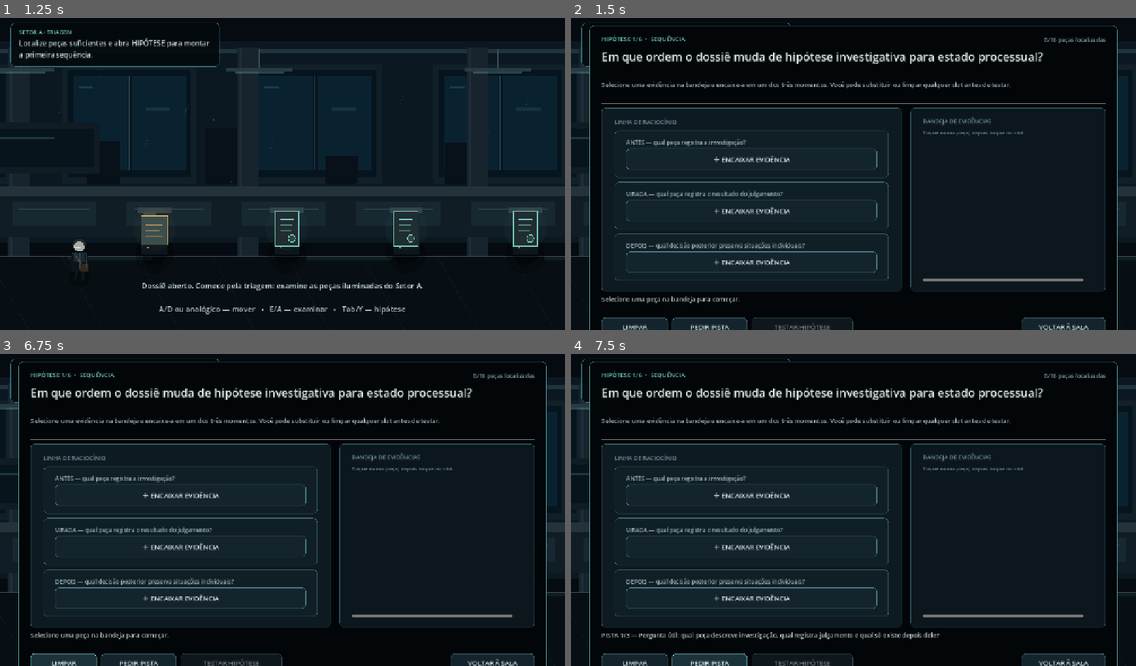
Above: before the commit, frames 1-4 (two rows, left to right).
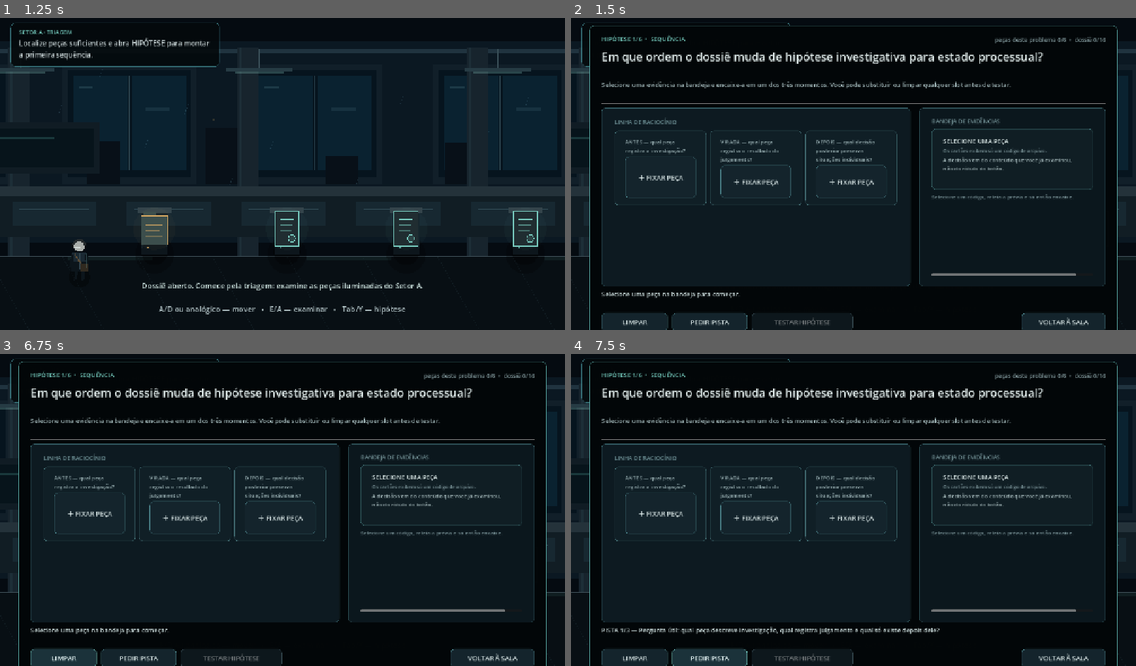
Above: after the commit, the same moments.

Repository: brunosantoss9719-ux/copa-2022
Game: Godot game, scene res://scenes/Main.tscn
The game is run twice, just before and just after one commit, with the same random seed, the same clock (stepped at 60 frames per second) and the same inputs.
Inputs (mouse positions are in pixels of both pictures, inside the frame that each line leads up to):
- Up to frame 1 (1.25 s): click "ABRIR NOVO DOSSIÊ" at 0.5 s
- Up to frame 2 (1.5 s): tap Enter at 1.25 s; hold D (move_right) from 1.28 s (still down); hold Tab (case_board) from 1.28 s (still down)
- Up to frame 3 (6.75 s): release D (move_right) at 2 s; release Tab (case_board) at 2 s; click (180, 494) at 2 s, where only the run before the commit has a clickable "＋ ENCAIXAR EVIDÊNCIA"; click (90, 513) at 2.75 s, where only the run after the commit has a clickable "＋ FIXAR PEÇA"; click (180, 547) at 3.5 s, where only the run before the commit has a clickable "＋ ENCAIXAR EVIDÊNCIA"; click (186, 516) at 4.25 s, where only the run after the commit has a clickable "＋ FIXAR PEÇA"; click (180, 597) at 5 s, where only the run before the commit has a clickable "＋ ENCAIXAR EVIDÊNCIA"; click (282, 516) at 5.75 s, where only the run after the commit has a clickable "＋ FIXAR PEÇA"; click "LIMPAR" at 6.5 s
- Up to frame 4 (7.5 s): click "PEDIR PISTA" at 7.25 s

Frame 1 is identical in both runs. In frame 2, 8.5% of the frame differs, in the area x 5-95%, y 6-100%; in frame 3, 8.5%; in frame 4, 9.3%.

Commit message:
feat: deepen evidence-board inference and material feedback

Diff:
--- a/scripts/main.gd
+++ b/scripts/main.gd
@@ -49,6 +49,9 @@
 var board_hint_button: Button
 var board_reset_button: Button
 var board_close_button: Button
+var board_preview_title: Label
+var board_preview_meta: Label
+var board_preview_body: Label
 var board_stage := ""
 var board_selected_evidence_id := ""
 var board_card_buttons: Dictionary = {}
@@ -401,8 +404,26 @@
 	tray_root.add_theme_constant_override("separation", 8)
 	tray_margin.add_child(tray_root)
 	tray_root.add_child(_make_label("BANDEJA DE EVIDÊNCIAS", 13, false, Color("#718f94")))
+
+	var preview_panel := PanelContainer.new()
+	preview_panel.custom_minimum_size = Vector2(0, 132)
+	preview_panel.add_theme_stylebox_override("panel", _button_style(Color("#101e24"), Color(0.28, 0.50, 0.51, 0.46)))
+	tray_root.add_child(preview_panel)
+	var preview_margin := _make_margin(14, 14, 10, 10)
+	preview_panel.add_child(preview_margin)
+	var preview_box := VBoxContainer.new()
+	preview_box.add_theme_constant_override("separation", 4)
+	preview_margin.add_child(preview_box)
+	board_preview_title = _make_label("SELECIONE UMA PEÇA", 14, true, Color("#dce9e8"))
+	preview_box.add_child(board_preview_title)
+	board_preview_meta = _make_label("A bandeja usa códigos neutros.", 11, true, Color("#779095"))
+	preview_box.add_child(board_preview_meta)
+	board_preview_body = _make_label("Abra uma peça para reler o que ela realmente diz antes de encaixá-la.", 12, true, Color("#a9bdbf"))
+	board_preview_body.custom_minimum_size = Vector2(0, 58)
+	preview_box.add_child(board_preview_body)
+
 	var tray_scroll := ScrollContainer.new()
-	tray_scroll.custom_minimum_size = Vector2(0, 330)
+	tray_scroll.custom_minimum_size = Vector2(0, 190)
 	tray_scroll.size_flags_vertical = Control.SIZE_EXPAND_FILL
 	tray_root.add_child(tray_scroll)
 	board_tray = VBoxContainer.new()
@@ -550,9 +571,12 @@
 	var item := EvidenceDB.get_evidence(evidence_id)
 	if item.is_empty():
 		return
-	if GameState.discover_evidence(evidence_id):
+	var newly_discovered := GameState.discover_evidence(evidence_id)
+	if newly_discovered:
 		AudioManager.play_discovery()
 		SaveManager.save_game()
+	else:
+		AudioManager.play_paper()
 
 	evidence_title.text = str(item.get("title", "Evidência"))
 	var status_code := str(item.get("factual_status", ""))
@@ -710,7 +734,7 @@
 	_clear_container(board_tray)
 
 	board_stage_label.text = "HIPÓTESE %d/6  •  %s" % [_stage_number(board_stage), _stage_name(board_stage)]
-	board_progress.text = "%d/%d peças localizadas" % [GameState.discovered_evidence.size(), EvidenceDB.evidence_count()]
+	board_progress.text = _stage_progress_text(board_stage)
 	board_question_label.text = _stage_question(board_stage)
 	board_instruction_label.text = _stage_instruction(board_stage)
 
@@ -726,6 +750,42 @@
 		_build_reconstruction_board()
 	else:
 		_build_complete_board()
+	_refresh_board_preview()
+
+func _stage_progress_text(stage: String) -> String:
+	if stage == "reconstruction":
+		return "reconstrução %d/3  •  dossiê %d/%d" % [GameState.reconstruction_step, GameState.discovered_evidence.size(), EvidenceDB.evidence_count()]
+	if stage == "status":
+		var ids := ["ev_pf_2024", "ev_stf_judgment_2025", "ev_fiction_draft"]
+		var found := 0
+		for evidence_id in ids:
+			if GameState.has_evidence(evidence_id):
+				found += 1
+		return "peças relevantes %d/%d  •  dossiê %d/%d" % [found, ids.size(), GameState.discovered_evidence.size(), EvidenceDB.evidence_count()]
+	var candidates := _stage_evidence_ids(stage)
+	if not candidates.is_empty():
+		var found := 0
+		for evidence_id in candidates:
+			if GameState.has_evidence(str(evidence_id)):
+				found += 1
+		return "peças deste problema %d/%d  •  dossiê %d/%d" % [found, candidates.size(), GameState.discovered_evidence.size(), EvidenceDB.evidence_count()]
+	return "dossiê %d/%d" % [GameState.discovered_evidence.size(), EvidenceDB.evidence_count()]
+
+func _refresh_board_preview() -> void:
+	if board_preview_title == null or board_preview_meta == null or board_preview_body == null:
+		return
+	if board_selected_evidence_id.is_empty():
+		board_preview_title.text = "SELECIONE UMA PEÇA"
+		board_preview_meta.text = "Os cartões exibem só um código de arquivo."
+		board_preview_body.text = "A decisão vem do conteúdo que você já examinou, não do rótulo do botão."
+		return
+	var item := EvidenceDB.get_evidence(board_selected_evidence_id)
+	if item.is_empty():
+		return
+	var source := EvidenceDB.get_source(str(item.get("source_id", "")))
+	board_preview_title.text = str(item.get("title", "Peça do dossiê"))
+	board_preview_meta.text = "%s  •  %s" % [str(item.get("source_id", "")), str(source.get("label", "fonte registrada"))]
+	board_preview_body.text = str(item.get("summary", ""))
 
 func _stage_name(stage: String) -> String:
 	match stage:
@@ -749,25 +809,35 @@
 	var prompts := _stage_prompts(stage)
 	var answer := _get_sequence_answer(stage)
 
-	for i in range(prompts.size()):
-		var slot_panel := PanelContainer.new()
-		slot_panel.add_theme_stylebox_override("panel", _button_style(Color("#101f26"), Color(0.30, 0.49, 0.51, 0.42)))
-		board_workspace.add_child(slot_panel)
-		var margin := _make_margin(14, 14, 10, 10)
-		slot_panel.add_child(margin)
-		var slot_box := VBoxContainer.new()
-		slot_box.add_theme_constant_override("separation", 5)
-		margin.add_child(slot_box)
-		slot_box.add_child(_make_label(str(prompts[i]), 13, true, Color("#9eb5b8")))
-		var evidence_id := str(answer[i]) if i < answer.size() else ""
-		var slot_text := "＋ ENCAIXAR EVIDÊNCIA"
-		if not evidence_id.is_empty():
-			slot_text = "▣ %s" % _board_card_label(evidence_id, stage)
-		var slot_button := _make_button(slot_text, Callable(self, "_place_selected_in_slot").bind(i), 48)
-		slot_box.add_child(slot_button)
-		board_slot_buttons.append(slot_button)
-
-	board_tray.add_child(_make_label("Toque numa peça; depois toque no slot.", 12, true, Color("#779095")))
+	if stage == "timeline":
+		var timeline_row := HBoxContainer.new()
+		timeline_row.add_theme_constant_override("separation", 8)
+		board_workspace.add_child(timeline_row)
+		for i in range(prompts.size()):
+			timeline_row.add_child(_make_reasoning_slot(stage, str(prompts[i]), str(answer[i]), i, Vector2(208, 170)))
+	elif stage == "contradictory":
+		var pairs := HBoxContainer.new()
+		pairs.add_theme_constant_override("separation", 10)
+		board_workspace.add_child(pairs)
+		for pair_index in range(2):
+			var pair_panel := PanelContainer.new()
+			pair_panel.custom_minimum_size = Vector2(320, 300)
+			pair_panel.add_theme_stylebox_override("panel", _button_style(Color("#0e1b22"), Color(0.34, 0.46, 0.52, 0.48)))
+			pairs.add_child(pair_panel)
+			var pair_margin := _make_margin(12, 12, 10, 10)
+			pair_panel.add_child(pair_margin)
+			var pair_box := VBoxContainer.new()
+			pair_box.add_theme_constant_override("separation", 8)
+			pair_margin.add_child(pair_box)
+			pair_box.add_child(_make_label("DOSSIÊ %s" % ("BERNARDO" if pair_index == 0 else "MÁRCIO"), 12, false, Color("#7fa2a6")))
+			var first := pair_index * 2
+			pair_box.add_child(_make_reasoning_slot(stage, str(prompts[first]), str(answer[first]), first, Vector2(0, 112)))
+			pair_box.add_child(_make_reasoning_slot(stage, str(prompts[first + 1]), str(answer[first + 1]), first + 1, Vector2(0, 112)))
+	else:
+		for i in range(prompts.size()):
+			board_workspace.add_child(_make_reasoning_slot(stage, str(prompts[i]), str(answer[i]), i, Vector2(0, 86)))
+
+	board_tray.add_child(_make_label("Selecione um código, releia a prévia e só então encaixe.", 12, true, Color("#779095")))
 	for evidence_id in _stage_evidence_ids(stage):
 		if not GameState.has_evidence(str(evidence_id)):
 			continue
@@ -779,6 +849,28 @@
 		board_feedback.text = "Selecione uma peça na bandeja para começar." if not complete else "Linha preenchida. Teste a hipótese quando estiver satisfeito."
 	else:
 		board_feedback.text = "Selecionada: %s. Agora toque no slot desejado." % _board_card_label(board_selected_evidence_id, stage)
+
+func _make_reasoning_slot(stage: String, prompt: String, evidence_id: String, index: int, min_size: Vector2) -> PanelContainer:
+	var slot_panel := PanelContainer.new()
+	slot_panel.custom_minimum_size = min_size
+	slot_panel.size_flags_horizontal = Control.SIZE_EXPAND_FILL
+	slot_panel.add_theme_stylebox_override("panel", _button_style(Color("#101f26"), Color(0.30, 0.49, 0.51, 0.42)))
+	var margin := _make_margin(12, 12, 9, 9)
+	slot_panel.add_child(margin)
+	var slot_box := VBoxContainer.new()
+	slot_box.add_theme_constant_override("separation", 5)
+	margin.add_child(slot_box)
+	var prompt_label := _make_label(prompt, 12, true, Color("#9eb5b8"))
+	prompt_label.custom_minimum_size = Vector2(0, 36)
+	slot_box.add_child(prompt_label)
+	var slot_text := "＋ FIXAR PEÇA"
+	if not evidence_id.is_empty():
+		slot_text = "▣ %s" % _board_card_label(evidence_id, stage)
+	var slot_button := _make_button(slot_text, Callable(self, "_place_selected_in_slot").bind(index), 44)
+	slot_button.size_flags_vertical = Control.SIZE_EXPAND_FILL
+	slot_box.add_child(slot_button)
+	board_slot_buttons.append(slot_button)
+	return slot_panel
 
 func _add_evidence_card(evidence_id: String, stage: String) -> void:
 	var item := EvidenceDB.get_evidence(evidence_id)
@@ -799,7 +891,7 @@
 		board_selected_evidence_id = ""
 	else:
 		board_selected_evidence_id = evidence_id
-	AudioManager.play_ui()
+	AudioManager.play_pin()
 	_refresh_board()
 
 func _place_selected_in_slot(index: int) -> void:
@@ -821,7 +913,7 @@
 	answer[index] = board_selected_evidence_id
 	_set_sequence_answer(board_stage, answer)
 	board_selected_evidence_id = ""
-	AudioManager.play_ui()
+	AudioManager.play_pin()
 	_refresh_board()
 
 func _build_status_board() -> void:
@@ -833,7 +925,7 @@
 		var assigned := str(status_answer.get(evidence_id, ""))
 		var text := "PEÇA AINDA NÃO LOCALIZADA"
 		if discovered:
-			text = _short_title(evidence_id, 62)
+			text = _board_card_label(evidence_id, "status")
 			if not assigned.is_empty():
 				text += "\nCARIMBO: %s" % _status_display(assigned)
 		var button := _make_button(text, Callable(self, "_select_status_evidence").bind(evidence_id), 72)
@@ -854,7 +946,7 @@
 	if board_selected_evidence_id.is_empty():
 		board_feedback.text = "Escolha uma peça. Depois aplique o carimbo que descreve a autoridade daquela afirmação."
 	else:
-		board_feedback.text = "Peça selecionada: %s." % _short_title(board_selected_evidence_id, 72)
+		board_feedback.text = "Peça selecionada: %s. Releia a prévia antes de carimbar." % _board_card_label(board_selected_evidence_id, "status")
 
 func _select_status_evidence(evidence_id: String) -> void:
 	if not GameState.has_evidence(evidence_id):
@@ -868,7 +960,7 @@
 		return
 	status_answer[board_selected_evidence_id] = status_code
 	board_selected_evidence_id = ""
-	AudioManager.play_ui()
+	AudioManager.play_stamp()
 	_refresh_board()
 
 func _build_reconstruction_board() -> void:
@@ -903,38 +995,44 @@
 	match stage:
 		"timeline":
 			labels = {
-				"ev_pf_2024": "2024 · comunicação da investigação",
-				"ev_copa_label": "AP 2696 · referência ao nome",
-				"ev_stf_vote_2025": "AP 2696 · voto do relator",
-				"ev_stf_judgment_2025": "resultado colegiado · julgamento",
-				"ev_anpp_2026": "decisão posterior · acordos",
-				"ev_fiction_draft": "nota interna · analista"
+				"ev_pf_2024": "A-01 · 2024",
+				"ev_copa_label": "A-02 · AP 2696",
+				"ev_stf_vote_2025": "A-03 · AP 2696",
+				"ev_stf_judgment_2025": "A-04 · 18/11/2025",
+				"ev_anpp_2026": "A-05 · 2026",
+				"ev_fiction_draft": "A-06 · NOTA INTERNA"
+			}
+		"status":
+			labels = {
+				"ev_pf_2024": "A-01",
+				"ev_stf_judgment_2025": "A-04",
+				"ev_fiction_draft": "A-06"
 			}
 		"origin":
 			labels = {
-				"ev_pet13236_2024": "Peça A · decisão publicada em 2024",
-				"ev_denuncia_received_2025": "Peça B · decisão de maio de 2025",
-				"ev_pgr_argument_2025": "Peça C · manifestação da acusação",
-				"ev_stf_judgment_2025": "Peça D · resultado do julgamento"
+				"ev_pet13236_2024": "B-01 · 19/11/2024",
+				"ev_denuncia_received_2025": "B-02 · 20/05/2025",
+				"ev_pgr_argument_2025": "B-03 · 11/11/2025",
+				"ev_stf_judgment_2025": "A-04 · 18/11/2025"
 			}
 		"individualization":
 			labels = {
-				"ev_denuncia_filtered_2025": "Peça A · recebimento parcial",
-				"ev_acquittal_2025": "Peça B · resultado individual",
-				"ev_anpp_2026": "Peça C · decisão posterior individual",
-				"ev_group_method_note": "Peça D · nota interna de método"
+				"ev_denuncia_filtered_2025": "C-01 · 20/05/2025",
+				"ev_acquittal_2025": "C-02 · 18/11/2025",
+				"ev_anpp_2026": "A-05 · 2026",
+				"ev_group_method_note": "C-03 · NOTA INTERNA"
 			}
 		"contradictory":
 			labels = {
-				"ev_defense_bernardo_2025": "Bernardo · sustentação oral",
-				"ev_outcome_bernardo_2025": "Bernardo · julgamento",
-				"ev_defense_marcio_2025": "Márcio · sustentação oral",
-				"ev_outcome_marcio_2025": "Márcio · julgamento",
-				"ev_pgr_argument_2025": "PGR · sustentação oral"
+				"ev_defense_bernardo_2025": "D-01 · BERNARDO · 11/11",
+				"ev_outcome_bernardo_2025": "D-02 · BERNARDO · 18/11",
+				"ev_defense_marcio_2025": "D-03 · MÁRCIO · 11/11",
+				"ev_outcome_marcio_2025": "D-04 · MÁRCIO · 18/11",
+				"ev_pgr_argument_2025": "B-03 · PGR · 11/11"
 			}
 	if labels.has(evidence_id):
 		return str(labels[evidence_id])
-	return _short_title(evidence_id, 54)
+	return "PEÇA · %s" % evidence_id.right(6).to_upper()
 
 func _short_title(evidence_id: String, limit := 58) -> String:
 	var item := EvidenceDB.get_evidence(evidence_id)
@@ -1045,7 +1143,7 @@
 		_show_toast("A reconstrução recusa o salto: falta a passagem anterior.")
 		return
 	GameState.reconstruction_step += 1
-	AudioManager.play_discovery()
+	AudioManager.play_projector()
 	if GameState.reconstruction_step >= 3:
 		GameState.reconstruction_complete = true
 		_show_toast("Reconstrução coerente. Agora classifique a autoridade das peças no quadro.")
